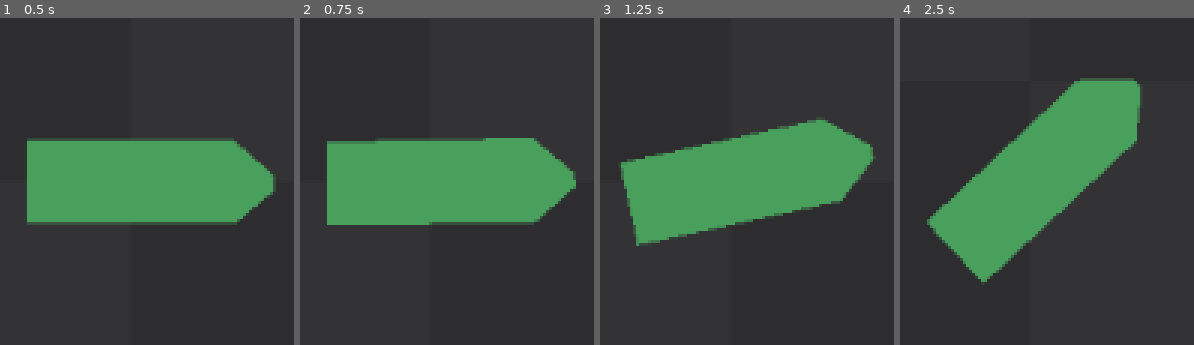
Above: before the commit, frames 1-4 (left to right).
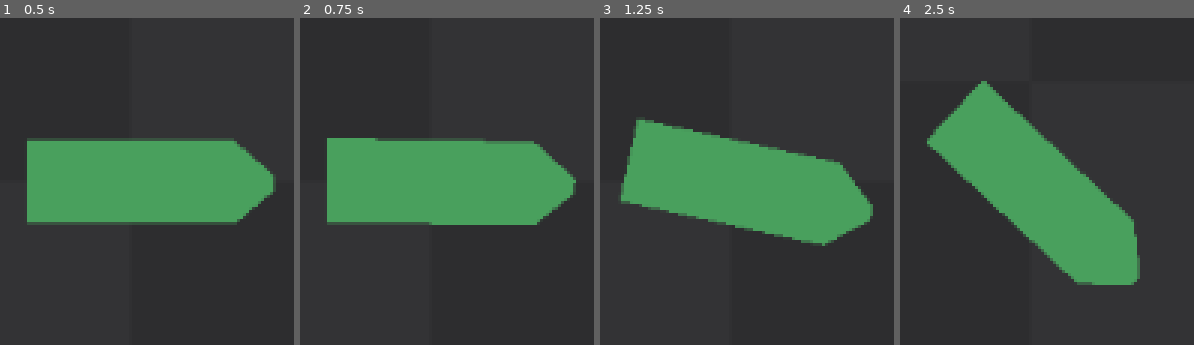
Above: after the commit, the same moments.

Repository: KevinStirling/flip_n_burn
Game: Godot game, scene res://test.tscn
Same seed, same stepped clock (60 frames per second), same inputs: the game is played once before the commit and once after it. The project has no main scene, so this scene is started directly.
Inputs:
- Up to frame 1 (0.5 s): no input
- Up to frame 2 (0.75 s): tap Enter at 0.5 s; hold E (rot_right) from 0.53 s (still down)
- Up to frame 3 (1.25 s): keep holding E (rot_right)
- Up to frame 4 (2.5 s): release E (rot_right) at 1.28 s; hold S (down) 1.28-2.03 s; hold E (rot_right) from 2.03 s (still down)

Frame 1 is identical in both runs. In frame 2, 1.7% of the frame differs, in the area x 9-94%, y 36-64%; in frame 3, 13%; in frame 4, 27%, in the area x 9-82%, y 18-82%.

Commit message:
bug: fix torque direction

Diff:
--- a/scripts/ship.gd
+++ b/scripts/ship.gd
@@ -28,9 +28,9 @@
 		state.apply_central_impulse(Vector2((BASE_THRUST + thrust_mod), 0))
 
 	if Input.is_action_pressed("rot_right"):
+		state.apply_torque_impulse((BASE_TORQUE + torque_mod))
+	if Input.is_action_pressed("rot_left"):
 		state.apply_torque_impulse(-(BASE_TORQUE + torque_mod))
-	if Input.is_action_pressed("rot_left"):
-		state.apply_torque_impulse(BASE_TORQUE + torque_mod)
 
 	if SPEED_LIMITTER:
 		state.linear_velocity = state.linear_velocity.limit_length(max_speed)
